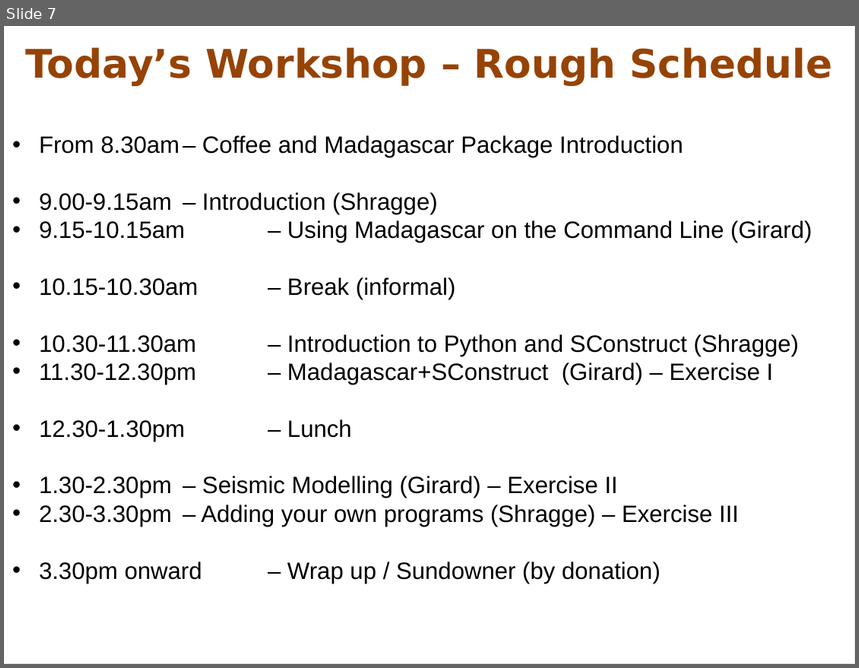
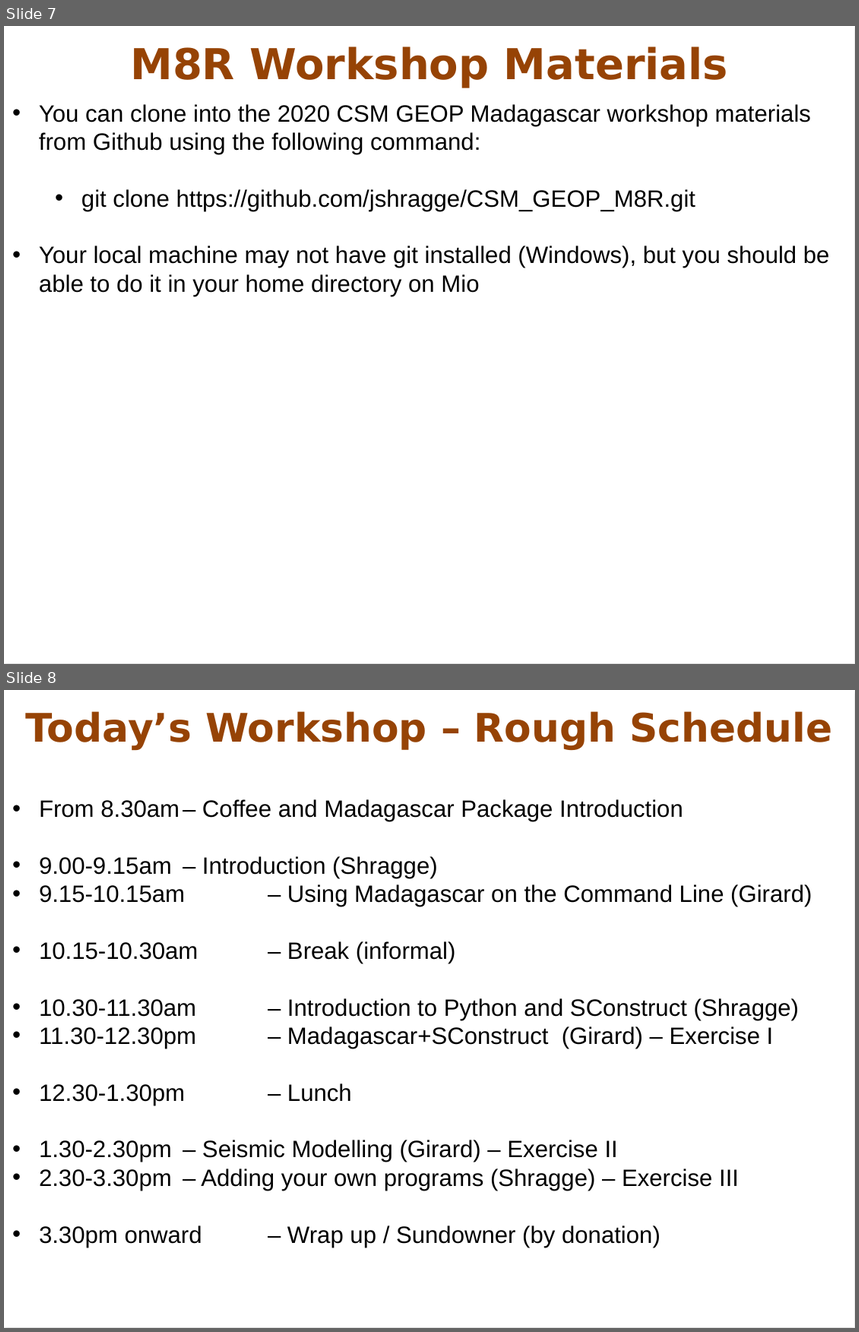
Before and after one commit to jshragge/CSM_GEOP_M8R, a slide deck: 00_Setup/Madagascar-STARTUP-2020.pptx. Shown one above the other, each under a label of ours: slide 7 before the commit, slides 7 and 8 after it. The pictures are 859x668 and 859x1332 pixels, drawn with LibreOffice and Linux fonts; fonts in the diff are those of the drawing; background and template pictures are left out. Boxes give left, top, right and bottom in pixels: in the first picture for what was removed or moved away, otherwise in the second. Text is boxed around its words. In the diff, an @@ line names an element or a change of style, - is before the commit and + after.

Commit message:
added git clone link

```diff
--- a/00_Setup/Madagascar-STARTUP-2020.pptx
+++ b/00_Setup/Madagascar-STARTUP-2020.pptx
@@ slide 7 added at <box>4,26,855,664</box>, background picture (left out); not listed: 1 template element that a slide beside it also shows @@
@@ text added at <box>130,47,728,88</box>, 36 pt, text #964305, bold @@
+M8R Workshop Materials
@@ text added at <box>39,104,830,297</box>, 20 pt, text #000000 @@
+• You can clone into the 2020 CSM GEOP Madagascar workshop materials from Github using the following command:
+  • git clone https://github.com/jshragge/CSM_GEOP_M8R.git
+• Your local machine may not have git installed (Windows), but you should be able to do it in your home directory on Mio
@@ what was slide 7 is now slide 8 @@
```
